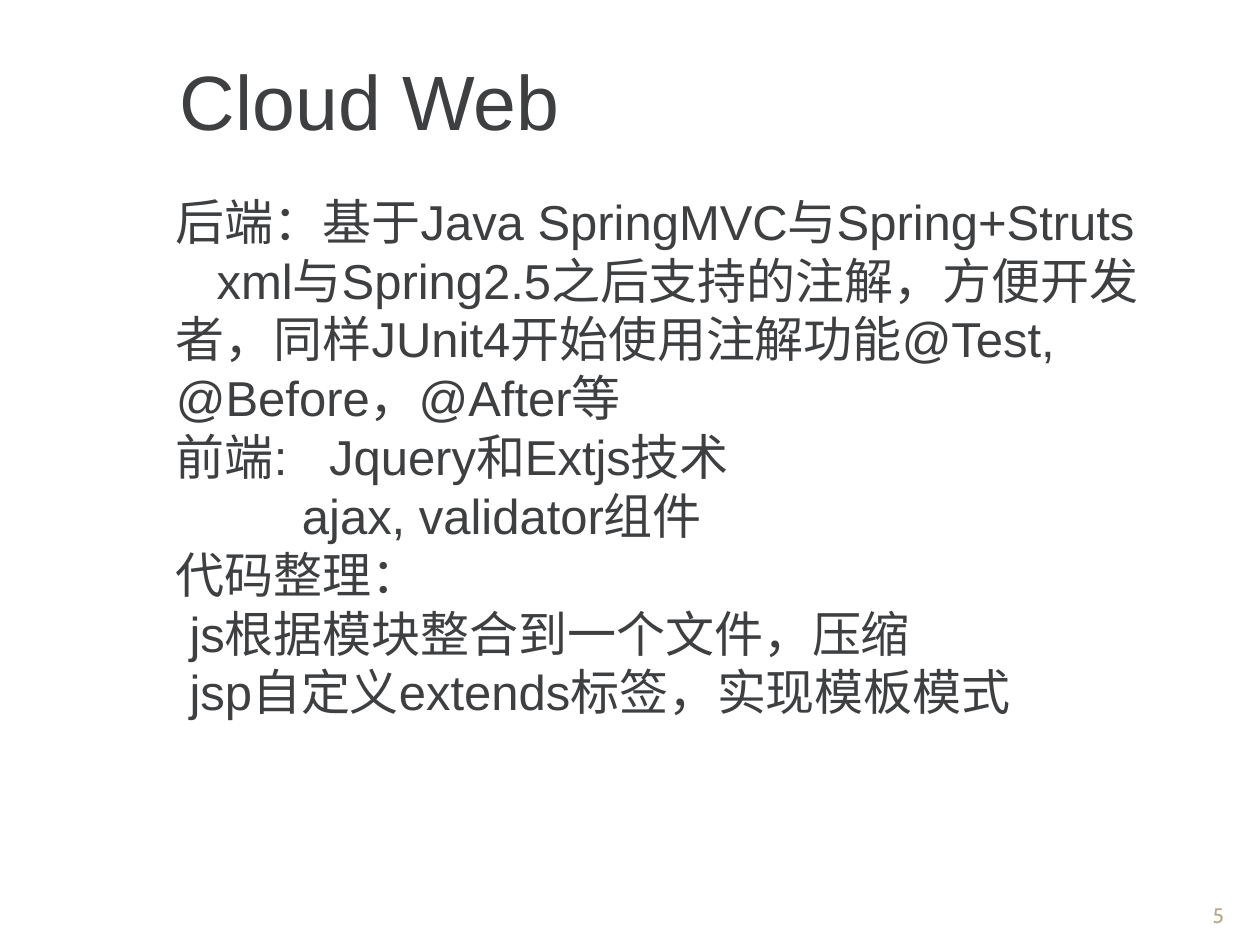
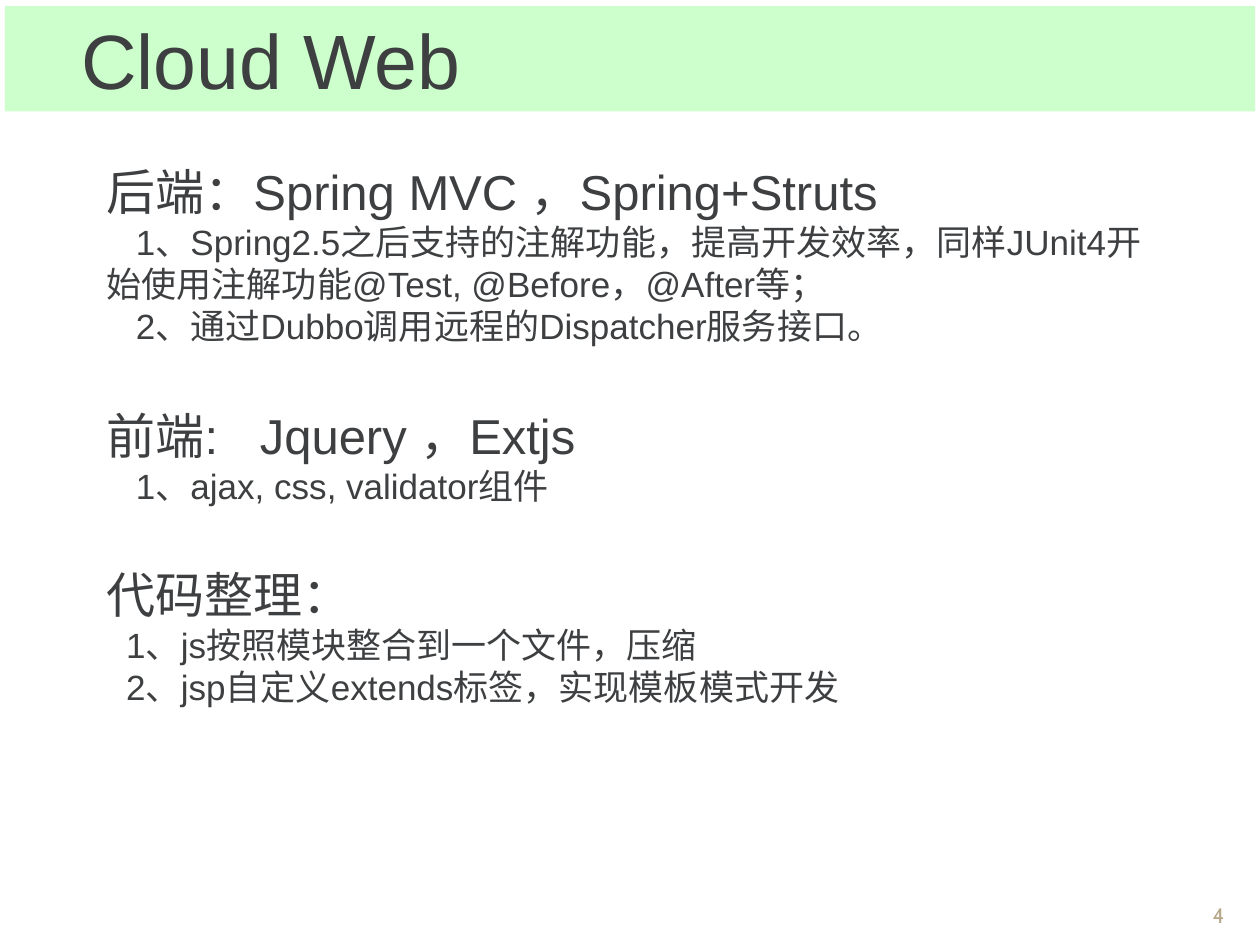
Before and after one commit to Spectrumleeee/Works, a slide deck: slide 4 of document/转正答辩_云平台部_黎光谱.ppt (slide 5 before the commit). Drawn at 1260x945 pixels with LibreOffice and Linux fonts; fonts in the diff are those of the drawing; background and template pictures are left out. Boxes give left, top, right and bottom in pixels: in the first picture for what was removed or moved away, otherwise in the second. Text is boxed around its words. In the diff, an @@ line names an element or a change of style, - is before the commit and + after.

```diff
--- a/document/转正答辩_云平台部_黎光谱.ppt
+++ b/document/转正答辩_云平台部_黎光谱.ppt
@@ rectangle "Cloud Web": place and size @@
-rectangle "Cloud Web" at <box>180,74,559,131</box>
+rectangle "Cloud Web" at <box>5,6,1255,112</box>
@@ rectangle "Cloud Web" at <box>5,6,1255,112</box>: fill none to #CCFFCC @@
@@ text "后端：Spring MVC ，Spring+Struts": place and size @@
-text "后端：Spring MVC ，Spring+Struts" at <box>176,199,1139,720</box>
+text "后端：Spring MVC ，Spring+Struts" at <box>107,169,1142,707</box>
@@ text at <box>107,169,1142,505</box>: text changed; size 28 to 20 pt @@
-后端：基于Java SpringMVC与Spring+Struts
-xml与Spring2.5之后支持的注解，方便开发者，同样JUnit4开始使用注解功能@Test, @Before，@After等
-前端: Jquery和Extjs技术
-ajax, validator组件
+后端：Spring MVC ，Spring+Struts
+1、Spring2.5之后支持的注解功能，提高开发效率，同样JUnit4开始使用注解功能@Test, @Before，@After等；
+2、通过Dubbo调用远程的Dispatcher服务接口。
+前端: Jquery ，Extjs
+1、ajax, css, validator组件
@@ text at <box>126,630,839,707</box>: text changed; size 28 to 20 pt @@
-js根据模块整合到一个文件，压缩
-jsp自定义extends标签，实现模板模式
+1、js按照模块整合到一个文件，压缩
+2、jsp自定义extends标签，实现模板模式开发
@@ page number at <box>1213,908,1225,923</box>: text changed @@
-5
+4
```
Also in this commit, not shown: 9 other slides changed, 2 slides added, 1 slide removed, 2 other files.
